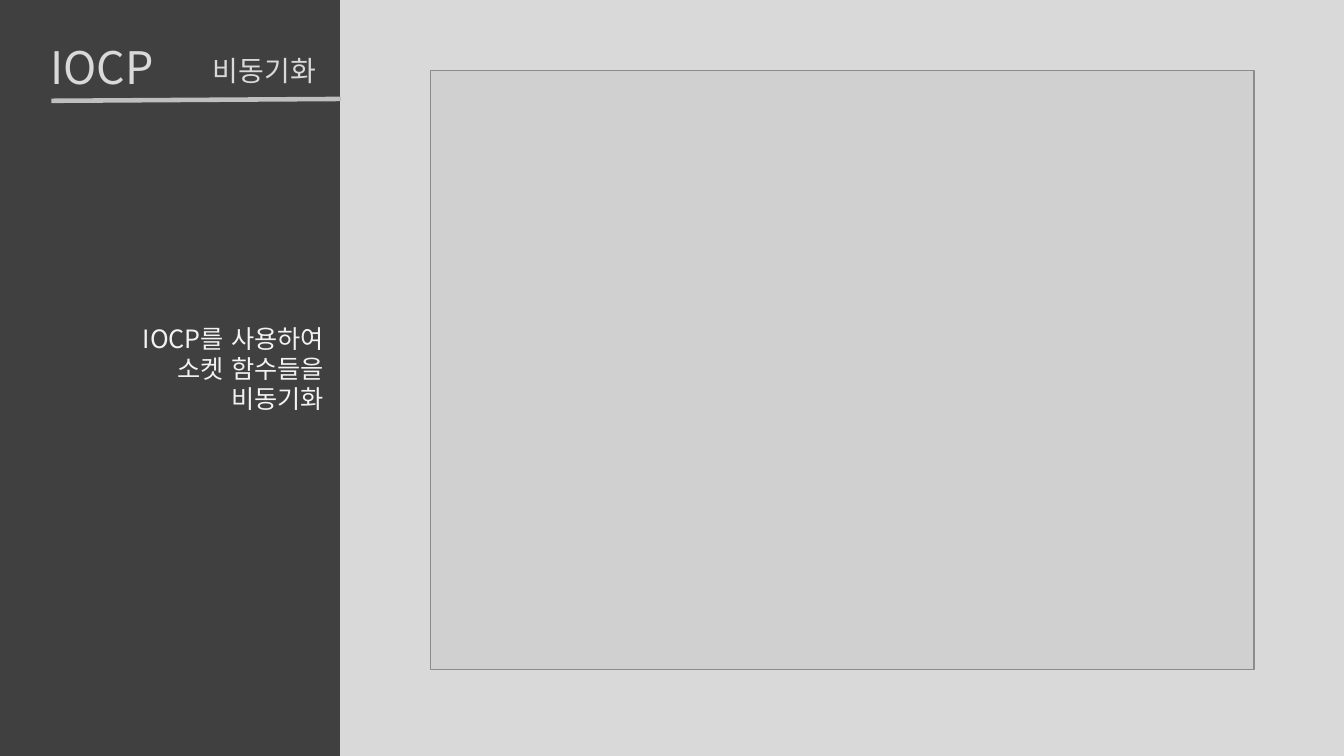
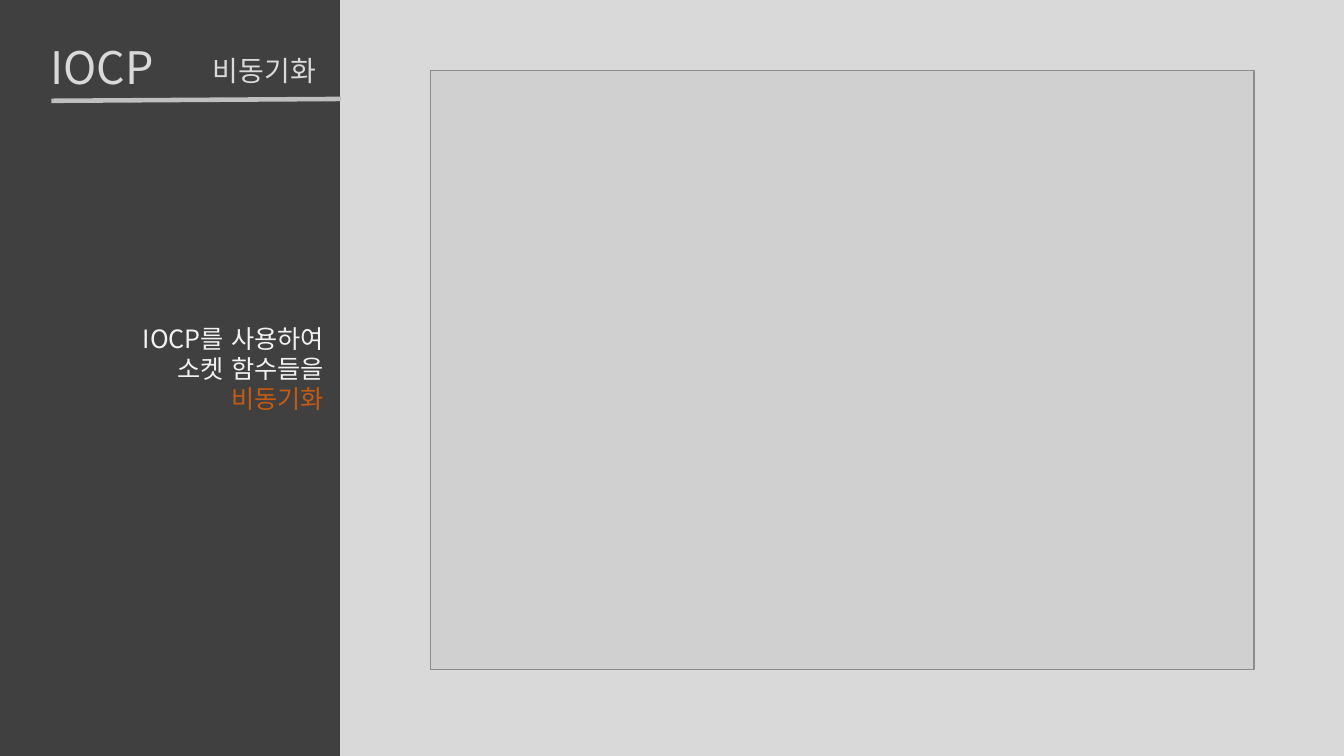
Before and after one commit to roka0105/Team.Yggdrasil_Server, a slide deck: slide 19 of 최예람 포트폴리오.pptx (slide 4 before the commit). Drawn at 1344x756 pixels with LibreOffice and Linux fonts; fonts in the diff are those of the drawing; grey boxes stand for pictures. Boxes give left, top, right and bottom in pixels: in the first picture for what was removed or moved away, otherwise in the second. Text is boxed around its words. In the diff, an @@ line names an element or a change of style, - is before the commit and + after.

```diff
--- a/최예람 포트폴리오.pptx
+++ b/최예람 포트폴리오.pptx
@@ text at <box>231,387,324,410</box>: text colour #F2F2F2 to #C55A11 in "비동기화" @@
```
Also in this commit, not shown: 12 other slides changed, 3 slides added, 4 other files.
